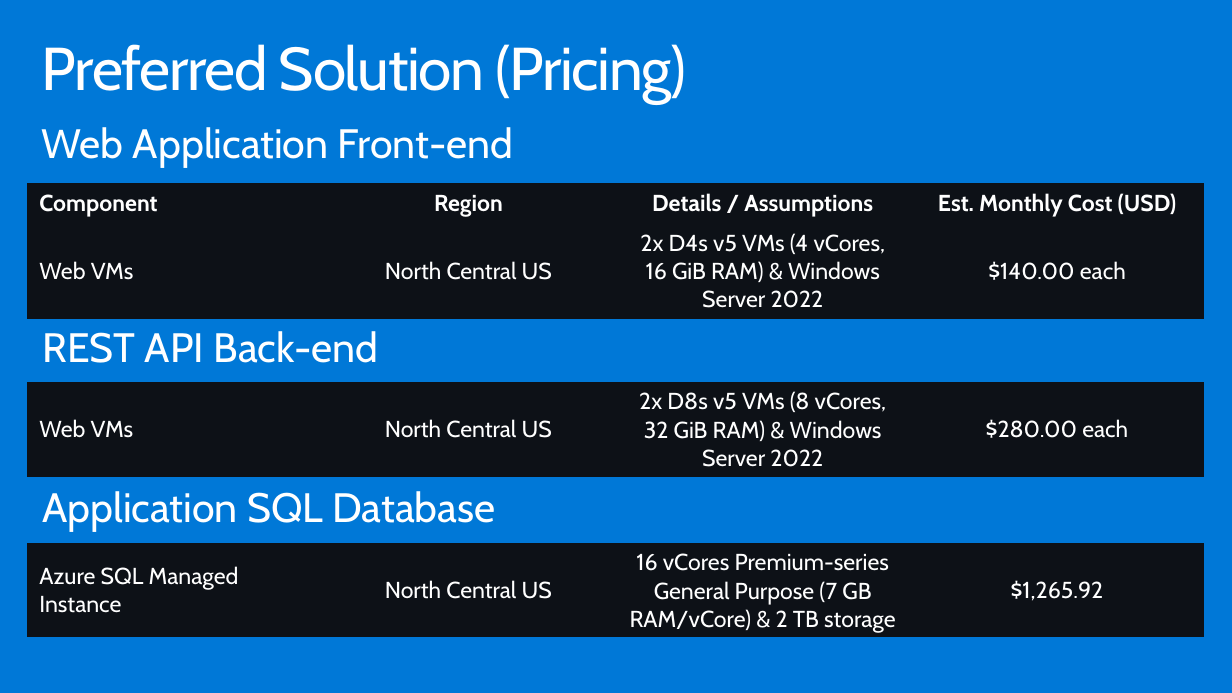
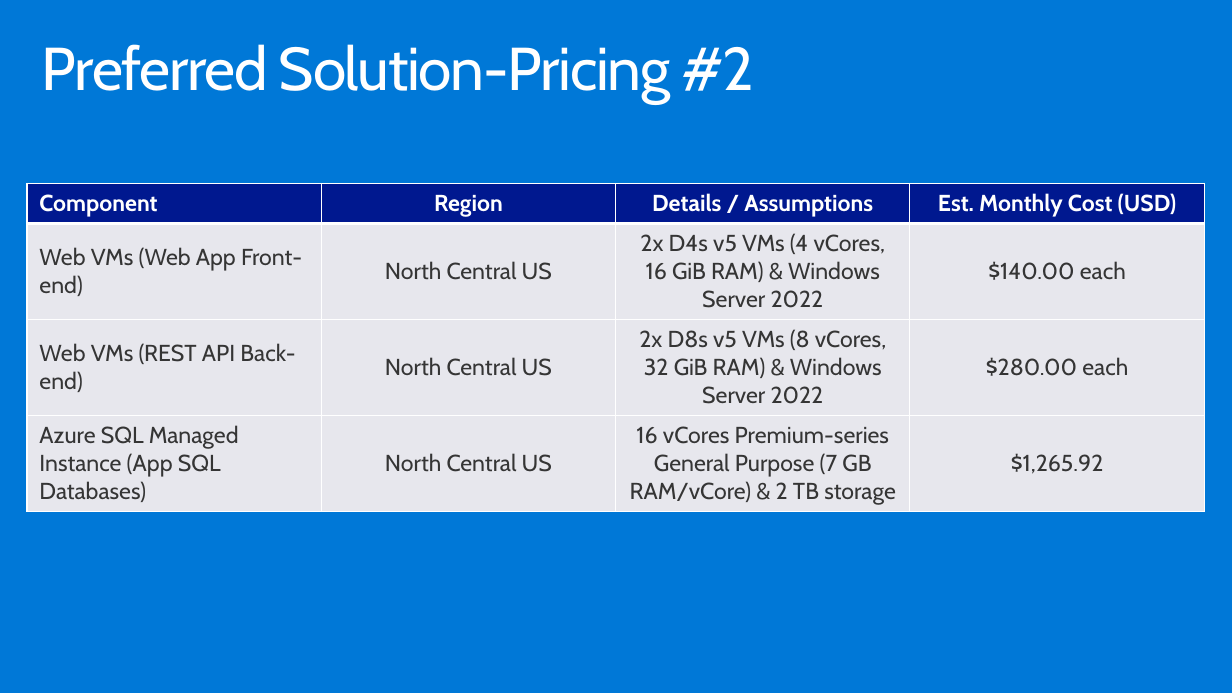
Before and after one commit to solliancenet/-Building-the-business-migration-case-with-Windows-Server-and-SQL-Server, a slide deck: slide 21 of Whiteboard design session/WDS trainer presentation - Building the business migration case with Windows Server and SQL Server.pptx (slide 20 before the commit). Drawn at 1232x693 pixels with LibreOffice and Linux fonts; fonts in the diff are those of the drawing. Boxes give left, top, right and bottom in pixels: in the first picture for what was removed or moved away, otherwise in the second. Text is boxed around its words. In the diff, an @@ line names an element or a change of style, - is before the commit and + after.

```diff
--- a/Whiteboard design session/WDS trainer presentation - Building the business migration case with Windows Server and SQL Server.pptx
+++ b/Whiteboard design session/WDS trainer presentation - Building the business migration case with Windows Server and SQL Server.pptx
@@ title at [42, 44, 754, 103]: text changed @@
-Preferred Solution (Pricing)
+Preferred Solution-Pricing #2
@@ text removed at [42, 127, 514, 168] @@
-Web Application Front-end
@@ table at [27, 184, 1206, 535] @@
-row 2: Web VMs | North Central US | 2x D4s v5 VMs (4 vCores, 16 GiB RAM) & Windows Server 2022 | $140.00 each
+row 2: Web VMs (Web App Front-end) | North Central US | 2x D4s v5 VMs (4 vCores, 16 GiB RAM) & Windows Server 2022 | $140.00 each
+row 3: Web VMs (REST API Back-end) | North Central US | 2x D8s v5 VMs (8 vCores, 32 GiB RAM) & Windows Server 2022 | $280.00 each
+row 4: Azure SQL Managed Instance (App SQL Databases) | North Central US | 16 vCores Premium-series General Purpose (7 GB RAM/vCore) & 2 TB storage | $1,265.92
@@ text removed at [42, 331, 378, 363] @@
-REST API Back-end
@@ table removed at [27, 382, 1206, 476], 1 rows, 4 columns @@
-Web VMs | North Central US | 2x D8s v5 VMs (8 vCores, 32 GiB RAM) & Windows Server 2022 | $280.00 each
@@ text removed at [42, 491, 495, 532] @@
-Application SQL Database
@@ table removed at [27, 543, 1206, 665], 1 rows, 4 columns @@
-Azure SQL Managed Instance | North Central US | 16 vCores Premium-series General Purpose (7 GB RAM/vCore) & 2 TB storage | $1,265.92
```
Also in this commit, not shown: 17 other slides changed, 3 slides added, 1 other file.
